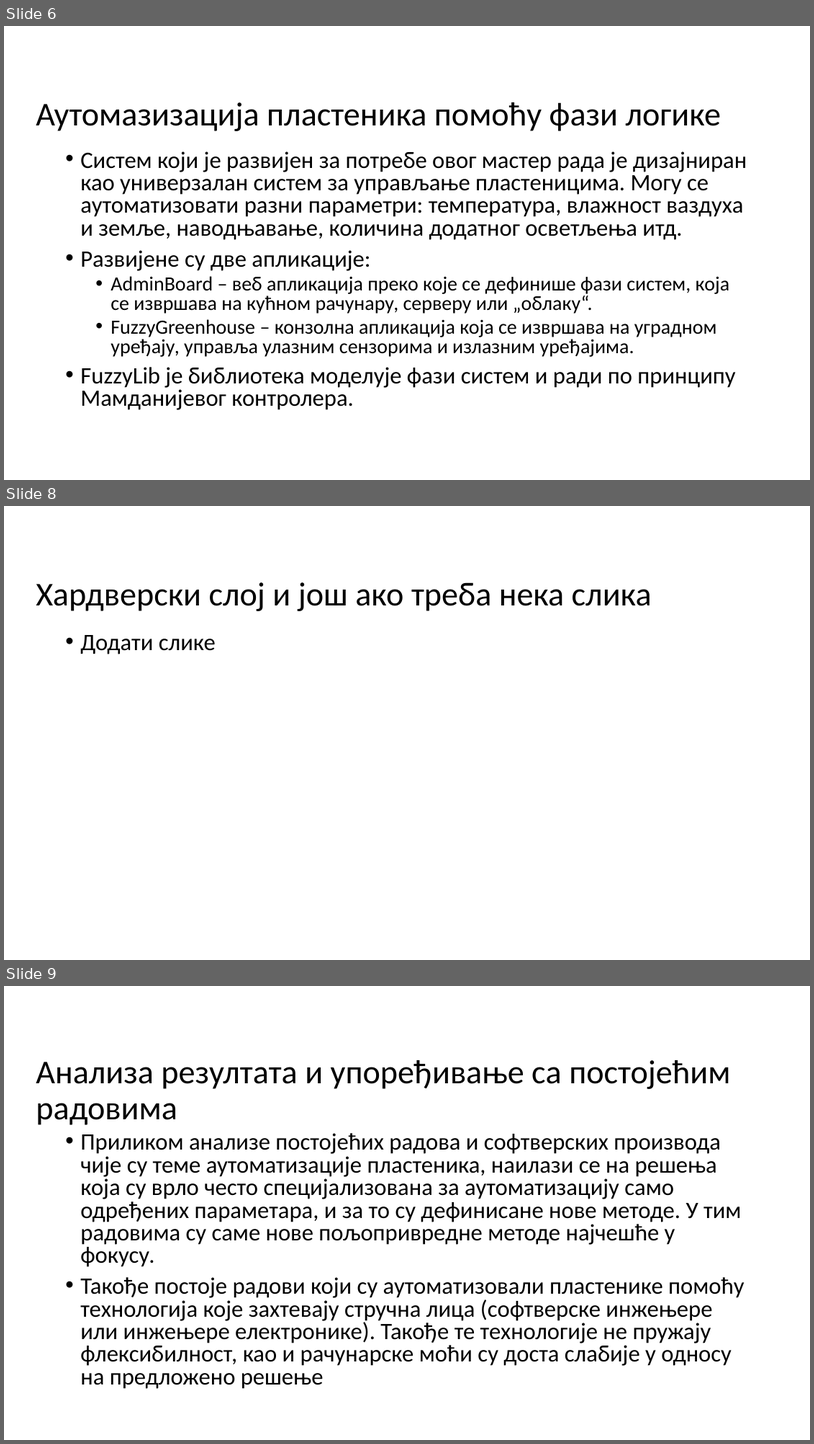
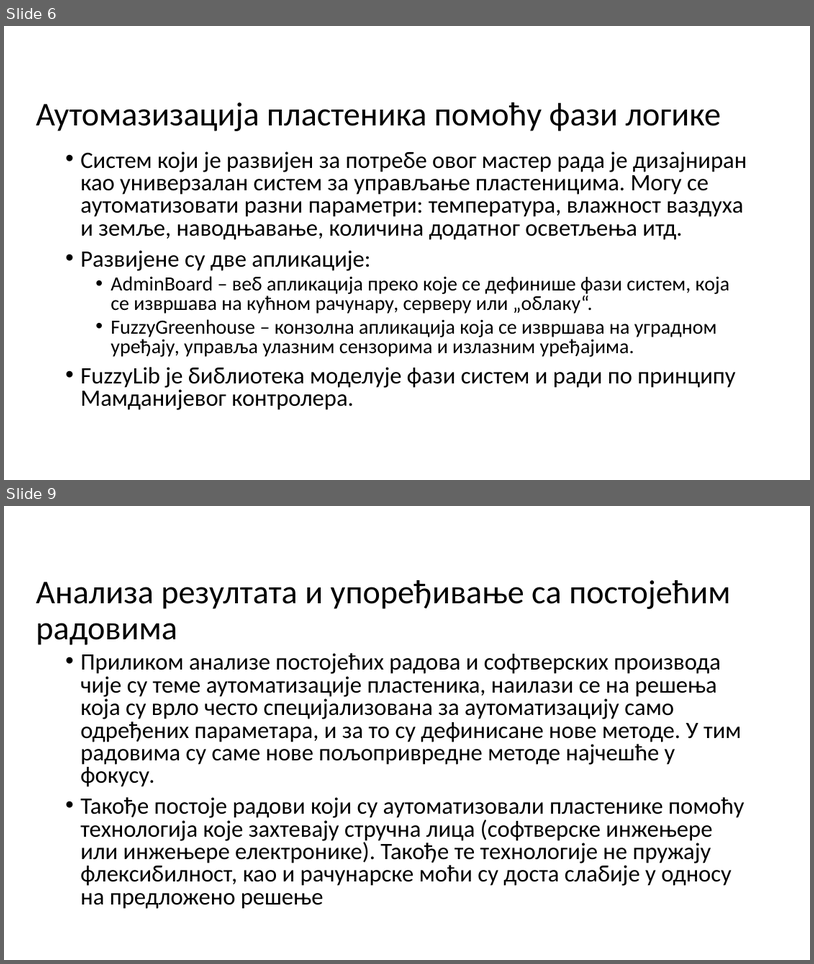
Before and after one commit to bozzano101/FuzzyGreenhouse, a slide deck: Presentation/Presentation.pptx. Shown one above the other, each under a label of ours: slides 6, 8 and 9 before the commit, slides 6 and 9 after it; the slides between them are not shown. The pictures are 814x1444 and 814x964 pixels, drawn with LibreOffice and Linux fonts; fonts in the diff are those of the drawing; background and template pictures are left out. Boxes give left, top, right and bottom in pixels: in the first picture for what was removed or moved away, otherwise in the second. Text is boxed around its words. In the diff, an @@ line names an element or a change of style, - is before the commit and + after.

```diff
--- a/Presentation/Presentation.pptx
+++ b/Presentation/Presentation.pptx
@@ slide 8 removed at (4, 506, 810, 960), background #FFFFFF @@
@@ title removed at (36, 582, 652, 611) @@
-Хардверски слој и још ако треба нека слика
@@ text removed at (80, 635, 216, 654) @@
-• Додати слике
```
Also in this commit, not shown: 3 slides changed, 2 slides added, 2 other files.
